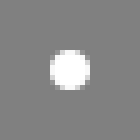
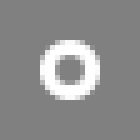
Layer changes from the first 140×140 image to the second:
added layer "Ellipse 1 copy" above "Ellipse 1" over [left=40, top=40, right=100, bottom=100]
hid "Ellipse 1" over [left=50, top=50, right=90, bottom=90]
